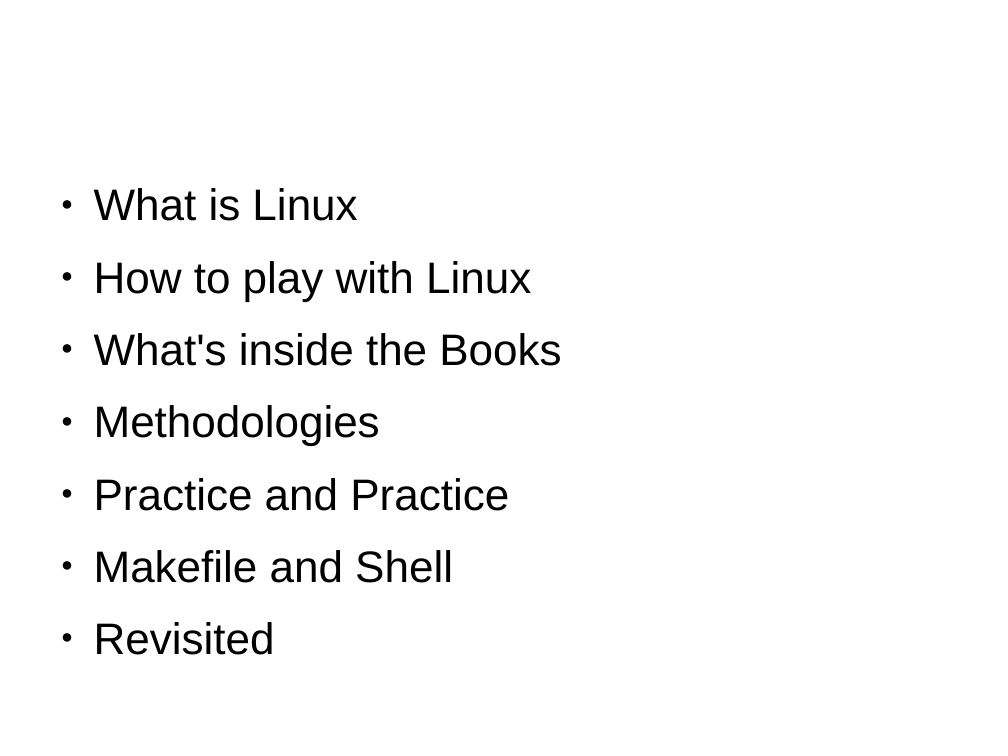
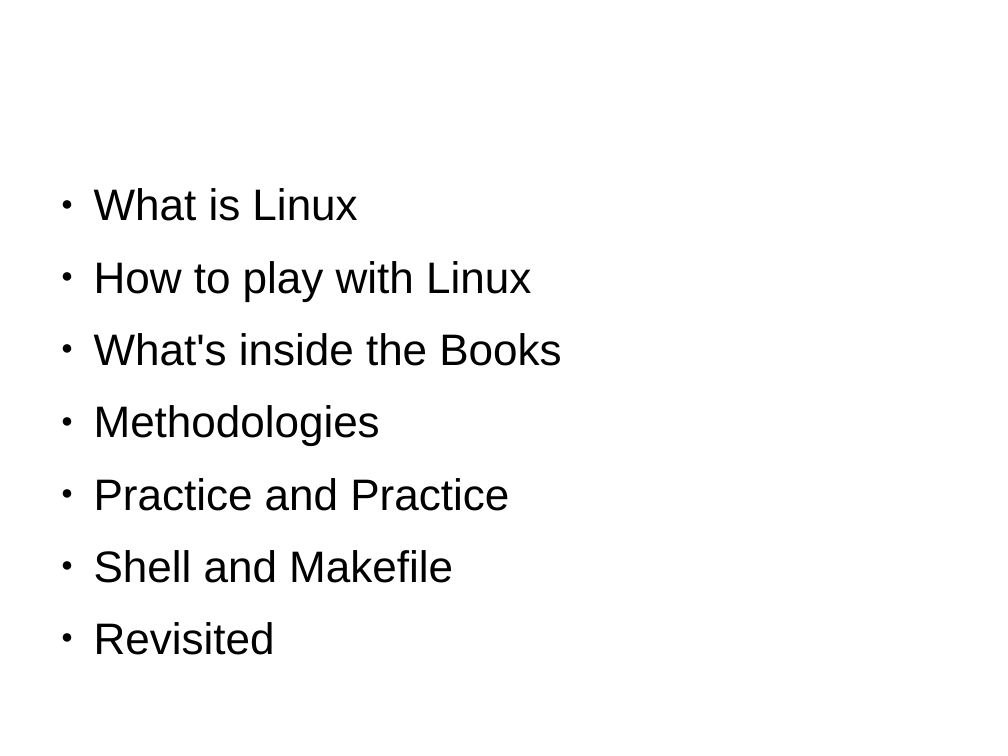
Before and after one commit to hustcalm/linux-getting-started, a slide deck: slide 2 of linux-getting-started-@hustcalm.odp. Drawn at 1008x756 pixels with LibreOffice and Linux fonts; fonts in the diff are those of the drawing; background and template pictures are left out. Boxes give left, top, right and bottom in pixels: in the first picture for what was removed or moved away, otherwise in the second. Text is boxed around its words. In the diff, an @@ line names an element or a change of style, - is before the commit and + after.

```diff
--- a/linux-getting-started-@hustcalm.odp
+++ b/linux-getting-started-@hustcalm.odp
@@ text at (x1=94, y1=550, x2=453, y2=583): text changed @@
-● Makefile and Shell
+● Shell and Makefile
```
Also in this commit, not shown: 8 other slides changed, 4 slides added, 5 slides removed, 2 other files.
